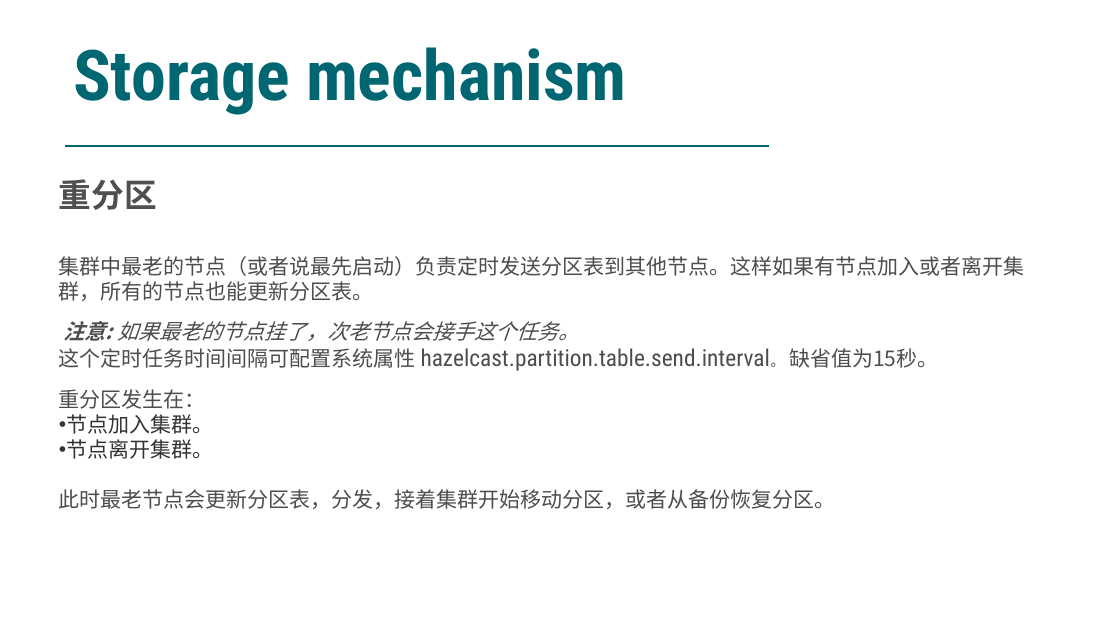
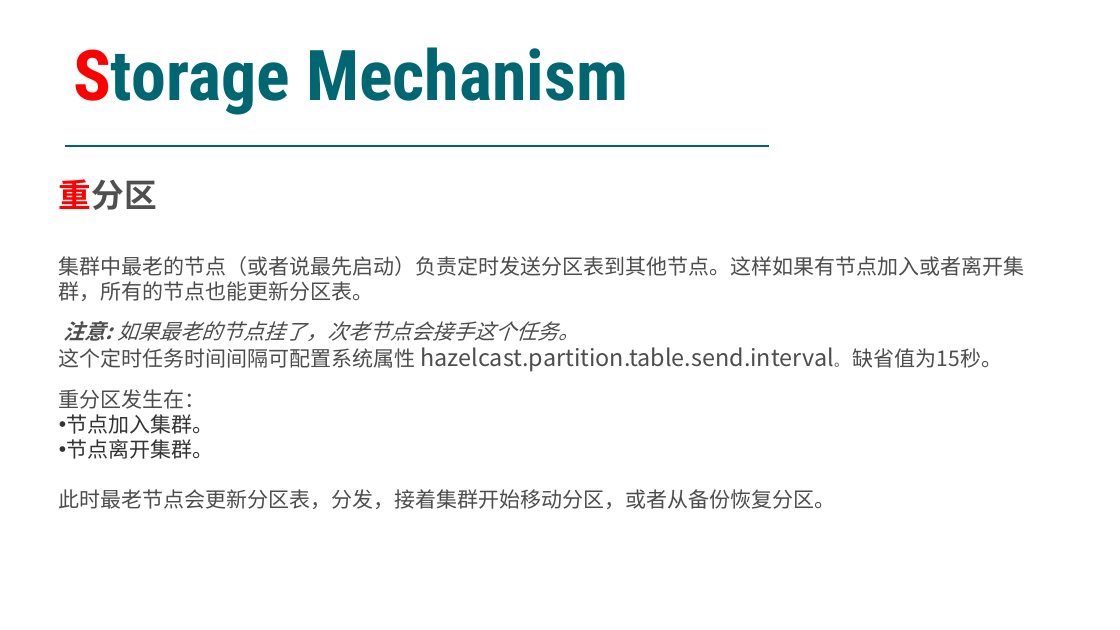
Before and after one commit to DamienJScott/TRAINING-HAZELCAST-SAMPLE, a slide deck: slide 5 of Presentation/Hazelcast-Damien.pptx. Drawn at 1120x630 pixels with LibreOffice and Linux fonts; fonts in the diff are those of the drawing; background and template pictures are left out. Boxes give left, top, right and bottom in pixels: in the first picture for what was removed or moved away, otherwise in the second. Text is boxed around its words. In the diff, an @@ line names an element or a change of style, - is before the commit and + after.

```diff
--- a/Presentation/Hazelcast-Damien.pptx
+++ b/Presentation/Hazelcast-Damien.pptx
@@ text at (73, 47, 628, 115): text changed @@
-Storage mechanism
+Storage Mechanism
@@ text at (59, 179, 1002, 372): text colour #4F4F4F to #FF0000 in "重分区"; font Roboto Condensed to Noto Sans CJK SC in "hazelcast.partition.table.send.interval。" @@
```
Also in this commit, not shown: 5 other slides changed, 5 slides added.
